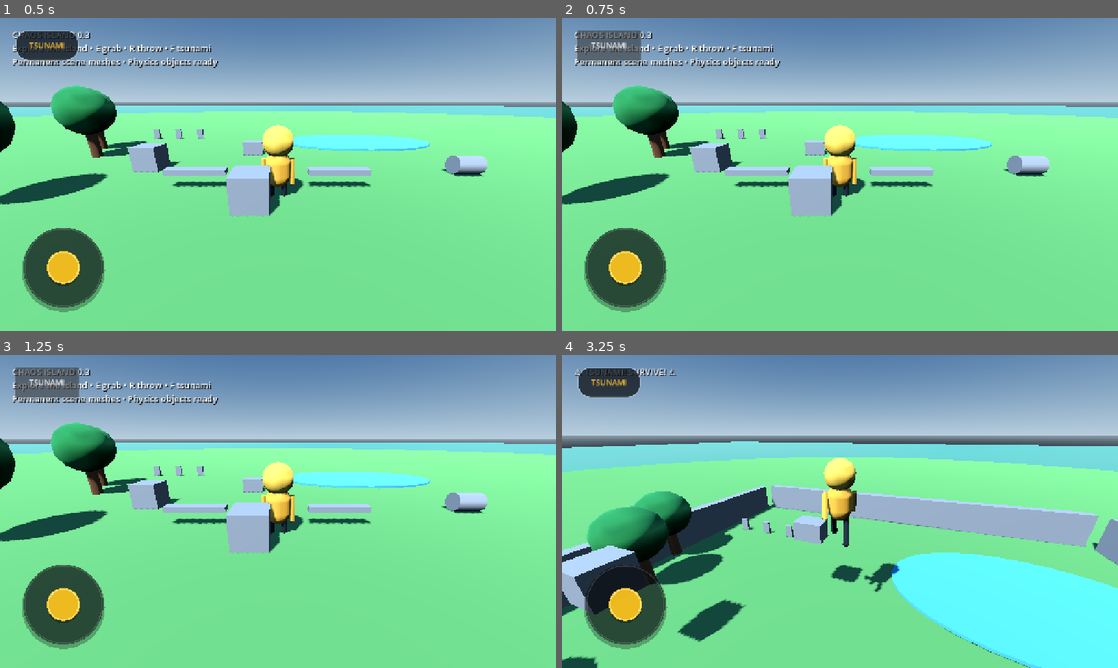
Above: before the commit, frames 1-4 (two rows, left to right).
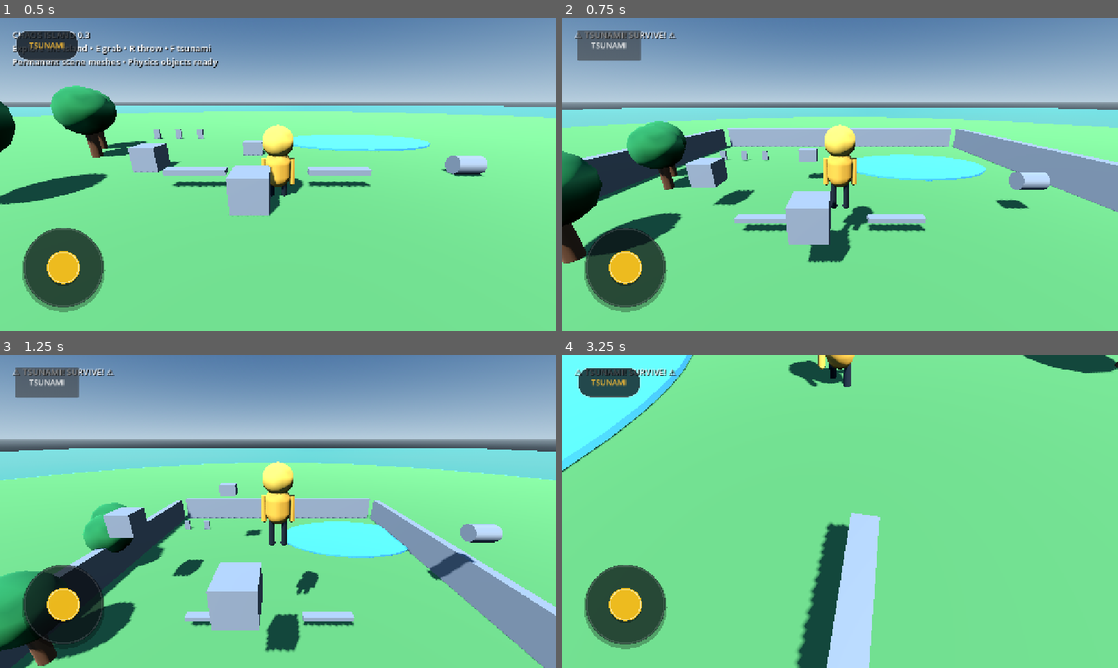
Above: after the commit, the same moments.

Repository: manojoffl-git/chaos-island-build
Game: Godot game, scene res://scenes/Main.tscn
The game is run twice, just before and just after one commit, with the same random seed, the same clock (stepped at 60 frames per second) and the same inputs.
Inputs (mouse positions are in pixels of both pictures, inside the frame that each line leads up to):
- Up to frame 1 (0.5 s): no input
- Up to frame 2 (0.75 s): click "TSUNAMI" at 0.5 s
- Up to frame 3 (1.25 s): no input
- Up to frame 4 (3.25 s): tap Enter at 1.25 s; move the mouse to (867, 511) at 1.27 s; hold W (move_forward) from 1.28 s (still down); tap E (grab) at 1.35 s; click (867, 511) at 1.42 s; tap Space (jump) at 1.52, 2.27 s; move the mouse to (812, 511) at 2.02 s; tap R (throw) at 2.1 s; click (812, 511) at 2.17 s; move the mouse to (851, 505) at 2.77 s; tap F at 2.85 s; click (851, 505) at 2.92 s

Frame 1 is identical in both runs. In frame 2, 24% of the frame differs, in the area x 0-100%, y 4-79%; in frame 3, 36%; in frame 4, 69%, in the area x 0-100%, y 0-100%.
Error before the commit: Parse Error: Cannot infer the type of "delta" variable because the value doesn't have a set type. (res://scripts/mobile_camera_touch.gd:22)

Commit message:
Fix PC mouse camera input while keeping mobile touch camera

Diff:
--- a/scripts/mobile_camera_touch.gd
+++ b/scripts/mobile_camera_touch.gd
@@ -2,24 +2,28 @@
 
 signal look_changed(value: Vector2)
 
-var touch_id := -1
-var last_position := Vector2.ZERO
+var touch_id: int = -1
+var last_position: Vector2 = Vector2.ZERO
 
 func _ready() -> void:
-	mouse_filter = Control.MOUSE_FILTER_STOP
+	# Do not consume mouse input on PC. Touch is handled through _unhandled_input.
+	mouse_filter = Control.MOUSE_FILTER_IGNORE
 
-func _gui_input(event: InputEvent) -> void:
+func _unhandled_input(event: InputEvent) -> void:
 	if event is InputEventScreenTouch:
-		if event.pressed and touch_id == -1:
-			touch_id = event.index
-			last_position = event.position
-			accept_event()
-		elif not event.pressed and event.index == touch_id:
+		var touch: InputEventScreenTouch = event
+		if touch.pressed and touch_id == -1 and get_global_rect().has_point(touch.position):
+			touch_id = touch.index
+			last_position = touch.position
+			get_viewport().set_input_as_handled()
+		elif not touch.pressed and touch.index == touch_id:
 			touch_id = -1
 			look_changed.emit(Vector2.ZERO)
-			accept_event()
-	elif event is InputEventScreenDrag and event.index == touch_id:
-		var delta := event.position - last_position
-		last_position = event.position
-		look_changed.emit(delta)
-		accept_event()
+			get_viewport().set_input_as_handled()
+	elif event is InputEventScreenDrag:
+		var drag: InputEventScreenDrag = event
+		if drag.index == touch_id:
+			var delta: Vector2 = drag.position - last_position
+			last_position = drag.position
+			look_changed.emit(delta)
+			get_viewport().set_input_as_handled()
